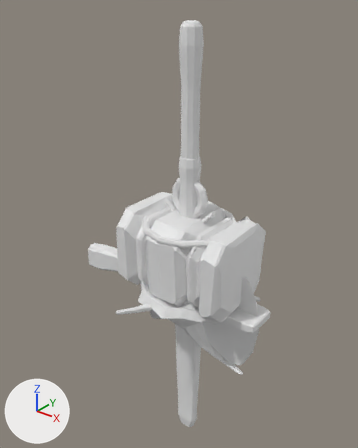
What one commit did to the glTF model assets/parts/parts.glb.
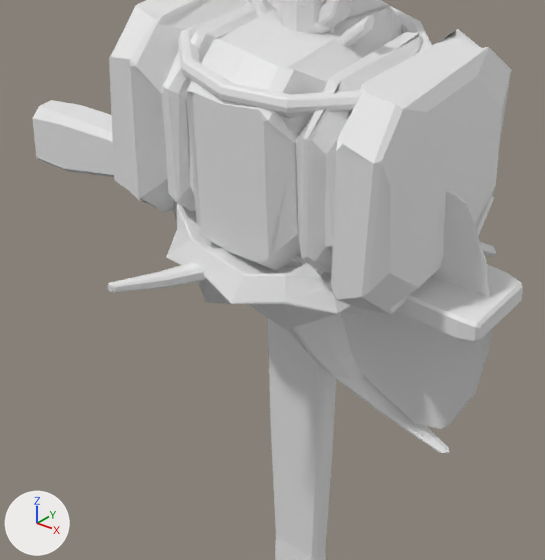
Each version is shown whole from a 50 mm lens placed at (0.934, -1.225, 1.017), pointed at (-0.097, 0.064, 0.218), then close up on the part from 21% to 78% of the width and 46% to 93% of the height. Every picture has the same lights, and +X, +Y and +Z are marked at lower left. The last two pictures show the newer version. Vertices at exactly the same position are counted once.

The first close-up shows 'blade_axe', 'bucket_body', 'chili_pod', 'fork_sling', 'haft_long', 'key_body', 'plank_board', 'prod_bow', 'rope_coil', 'scabbard_long', 'stock_crossbow', 'straw_bale' and 4 more.
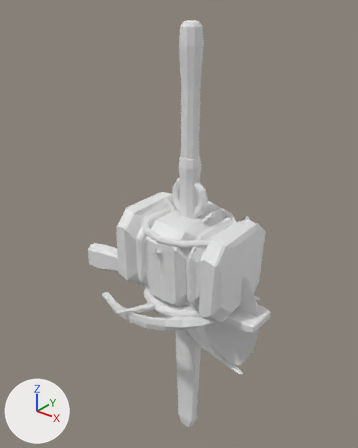
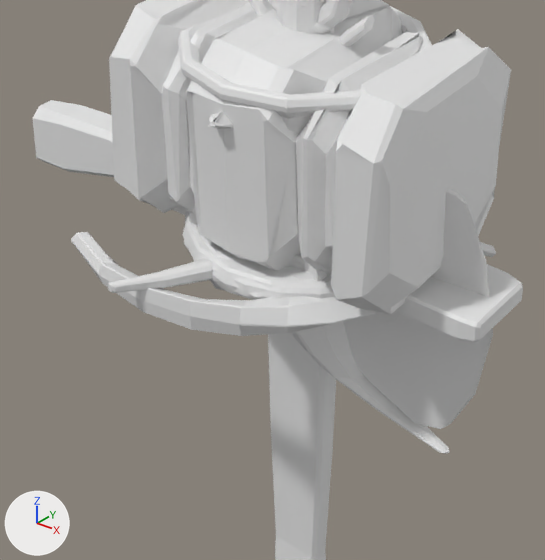
Patch to the scene script:
```diff
--- a/assets/parts/parts.glb.py
+++ b/assets/parts/parts.glb.py
@@ me_rope_coil @@
 # used by ob_rope_coil; location = (0.0, 0.0, 0.0)
-me_rope_coil.from_pydata(...)  # 320 vertices, 636 faces; spans x -0.184..0.196, y -0.193..0.24, z -0.055..0.064
+me_rope_coil.from_pydata(...)  # 537 vertices, 1066 faces; spans x -0.261..0.195, y -0.234..0.181, z -0.047..0.048
+# me_rope_coil part 1: the loose piece of 216 vertices spanning x -0.184..0.196, y -0.193..0.193, z -0.042..0.042 is rebuilt with 432 vertices and now spans x -0.162..0.195, y -0.161..0.181, z -0.047..0.048
+# me_rope_coil part 2: a new loose piece of 105 vertices spanning x -0.261..0.176, y -0.234..-0.056, z -0.046..0.017
+# other edits to the shape of me_rope_coil do not show in these pictures
```

What differs and where, as boxes (x1, y1, x2, y2) in the close-ups (545 x 560 px):
'rope_coil', reshaped
    before: (166, 202, 382, 329)
    after: (71, 211, 376, 336)
part 1 of me_rope_coil, rebuilt (mostly hidden afterwards)
    before: (166, 202, 382, 329)
    after: (184, 211, 313, 298)
part 2 of me_rope_coil, added
    after: (71, 232, 376, 336)
'ring_band', unchanged, uncovered by the edit
    before: (285, 267, 296, 272)
    after: (182, 212, 331, 300)
